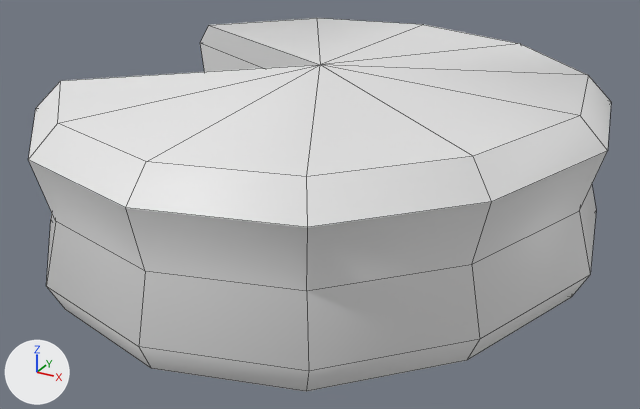
A saved change to the FBX model Assets/Models/cheese_wheel.fbx.
Before and after are seen from a 50 mm camera at (1.181, -0.346, 0.191) aimed at (0.995, -0.009, 0.022). The lights are fixed; the arrows at lower left show +X, +Y and +Z. Mesh edges are drawn as thin lines. Where no turn or scale is listed for an object, it has been applied to the vertices.

Names of what the first picture shows: 'cw_child'.
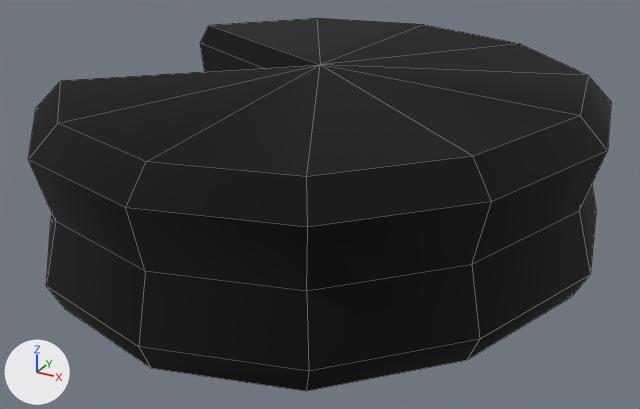
The newer file is also turned or shifted as a whole; pictures and numbers use the older file's frame.

Changed parts and their boxes [x1, y1, x2, y2] in the pictures (640 x 409 px):
'cw_child', recoloured (white to black): [28, 18, 611, 392] in both

The edits, one by one:
Picture 'text_colours.png' (img_text_colours_png) is new.
Material 'Atlas_Color' (mat_atlas_color) is new.
Its texture is img_text_colours_png.
Its roughness is 1.0.
me_cylinder_004 has 60 vertices, 68 faces and spans x -0.129..0.121, y -0.136..0.137, z -0.005..0.086.
me_cylinder_004 no longer uses material mat_material (white #e7e7e7).
me_cylinder_004 now uses material mat_atlas_color (picture img_text_colours_png).
